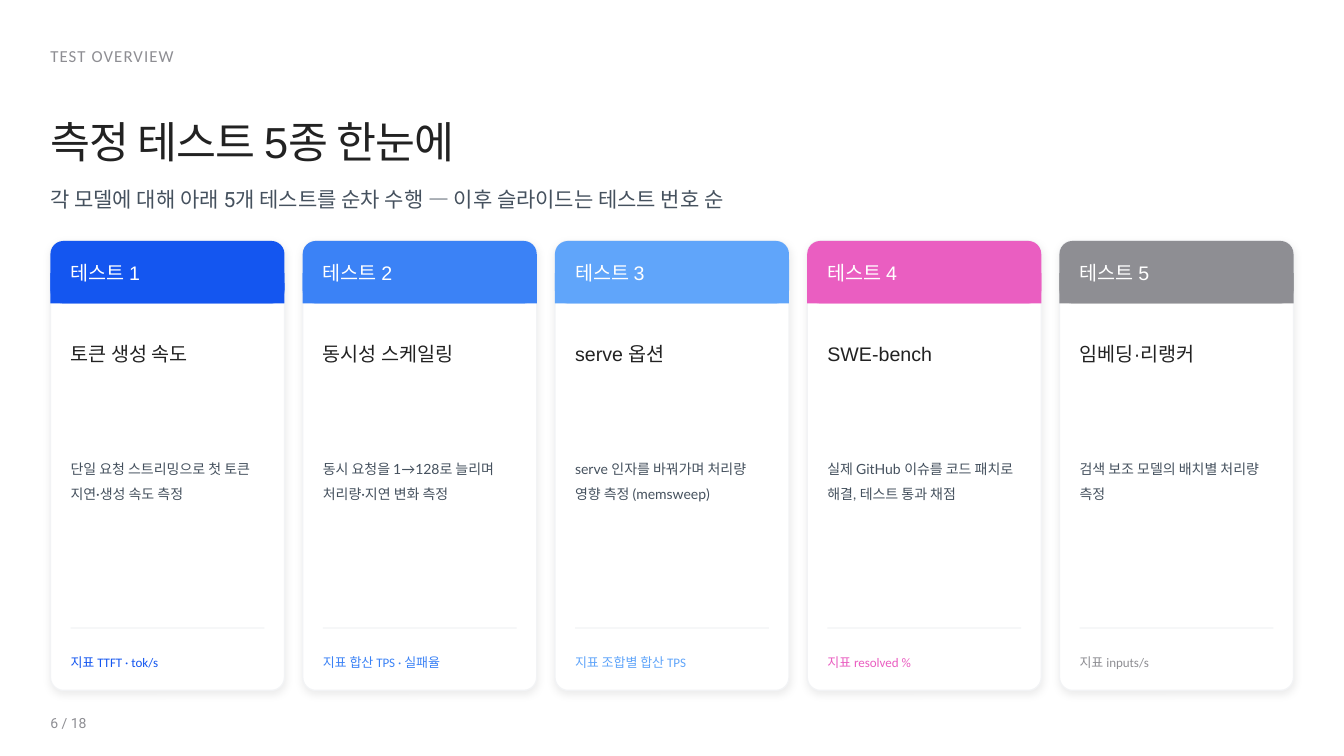
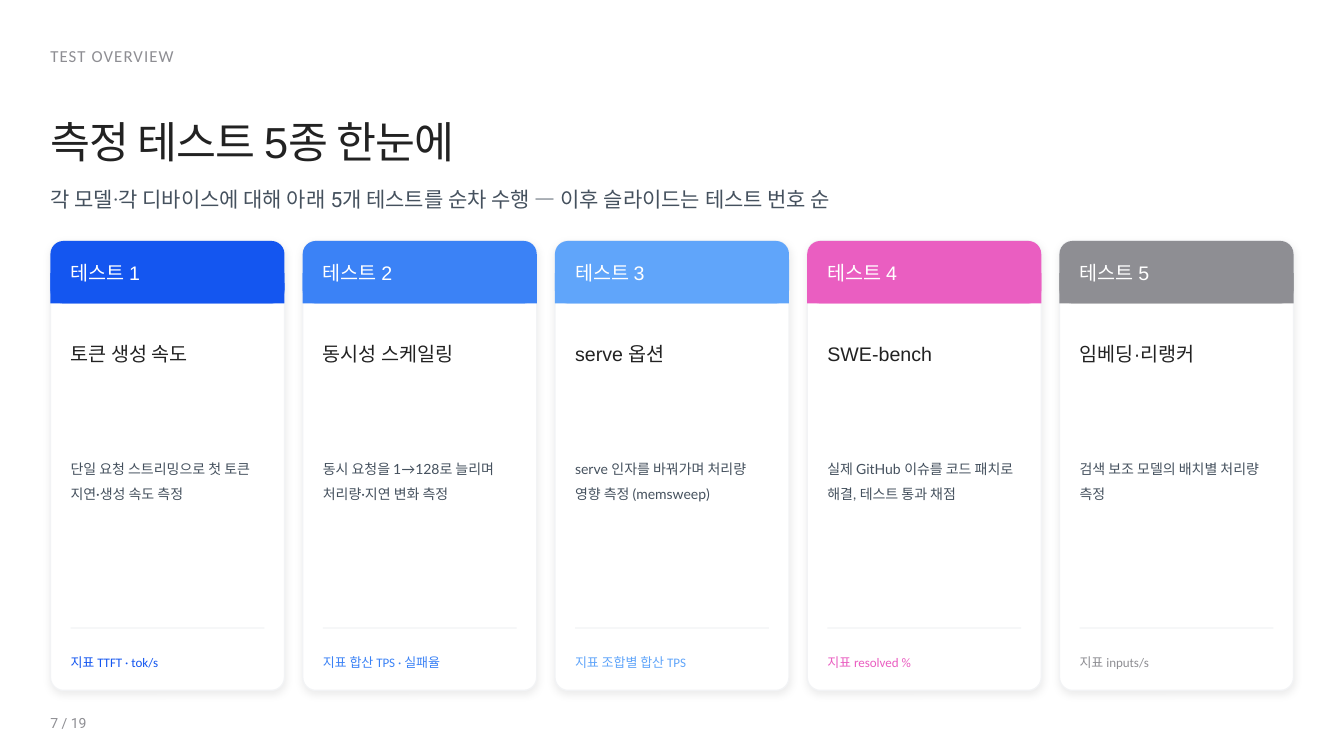
Before and after one commit to hyunjun1234/RNGD-proj, a slide deck: slide 7 of Model_Benchmark/ppt/RNGD_Benchmark.pptx (slide 6 before the commit). Drawn at 1344x756 pixels with LibreOffice and Linux fonts; fonts in the diff are those of the drawing. Boxes give left, top, right and bottom in pixels: in the first picture for what was removed or moved away, otherwise in the second. Text is boxed around its words. In the diff, an @@ line names an element or a change of style, - is before the commit and + after.

```diff
--- a/Model_Benchmark/ppt/RNGD_Benchmark.pptx
+++ b/Model_Benchmark/ppt/RNGD_Benchmark.pptx
@@ text at box(50, 189, 830, 209): text changed @@
-각 모델에 대해 아래 5개 테스트를 순차 수행 — 이후 슬라이드는 테스트 번호 순
+각 모델·각 디바이스에 대해 아래 5개 테스트를 순차 수행 — 이후 슬라이드는 테스트 번호 순
@@ text at box(50, 718, 87, 728): text changed @@
-6 / 18
+7 / 19
```
Also in this commit, not shown: 13 other slides changed, 5 slides added, 4 slides removed, 6 other files.
